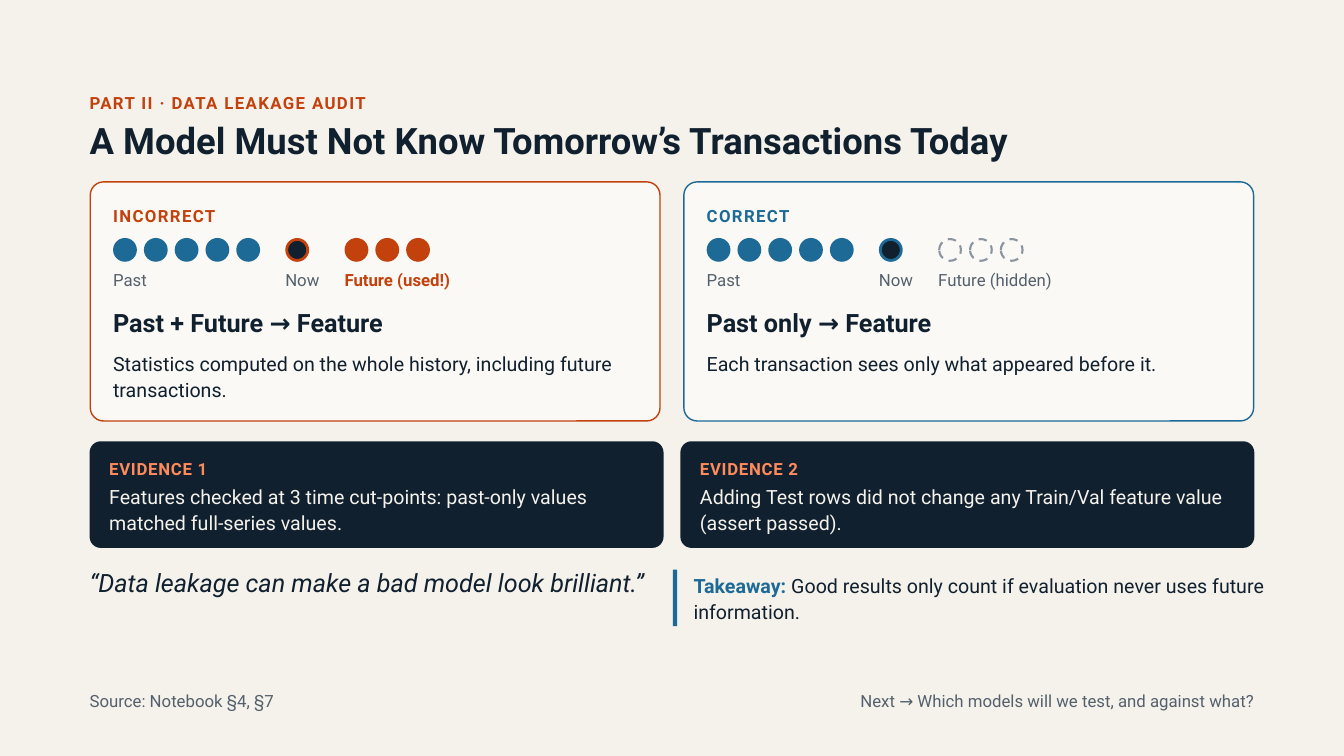
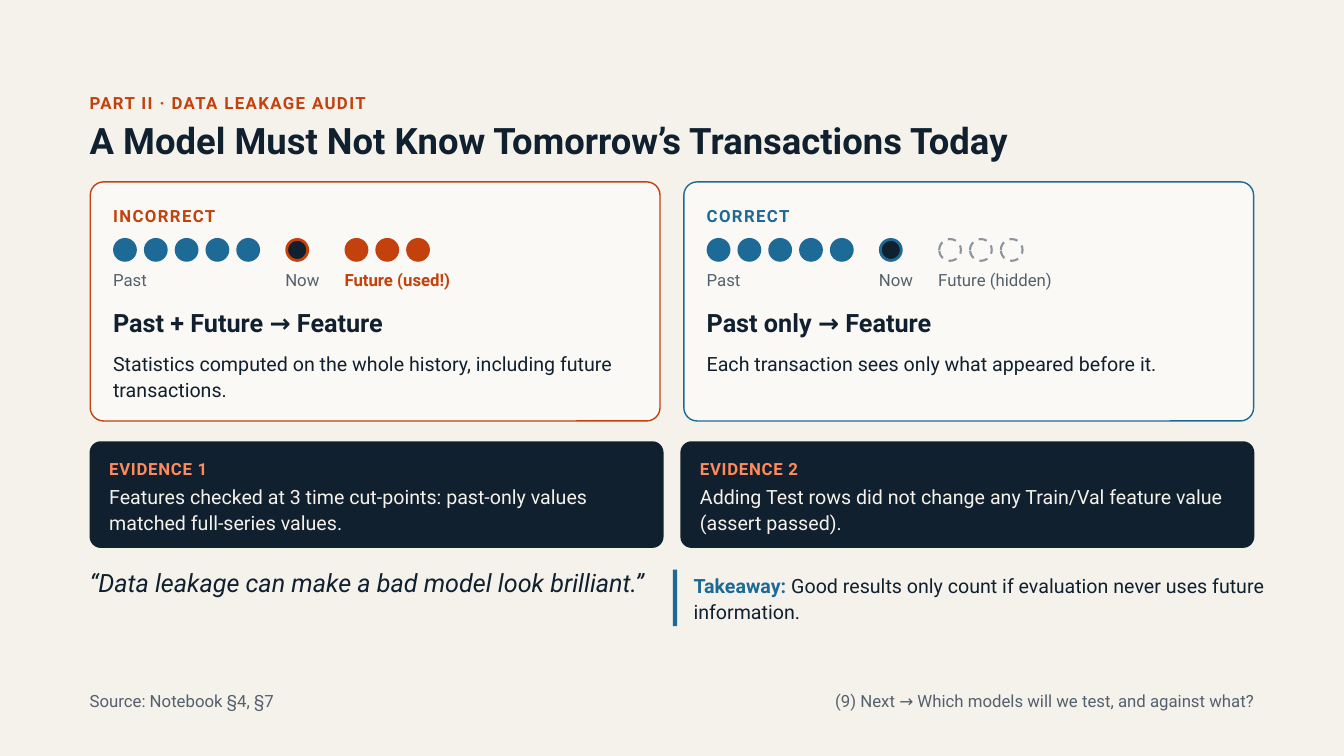
Before and after one commit to DakFu2k6/DS66A_Group_07, a slide deck: slide 9 of Fraud_Detection.pptx. Drawn at 1344x756 pixels with LibreOffice and Linux fonts; fonts in the diff are those of the drawing. Boxes give left, top, right and bottom in pixels: in the first picture for what was removed or moved away, otherwise in the second. Text is boxed around its words. In the diff, an @@ line names an element or a change of style, - is before the commit and + after.

```diff
--- a/Fraud_Detection.pptx
+++ b/Fraud_Detection.pptx
@@ text at (x1=835, y1=694, x2=1253, y2=711): text changed @@
-Next → Which models will we test, and against what?
+(9) Next → Which models will we test, and against what?
```
Also in this commit, not shown: 23 other slides changed, 1 other file.
